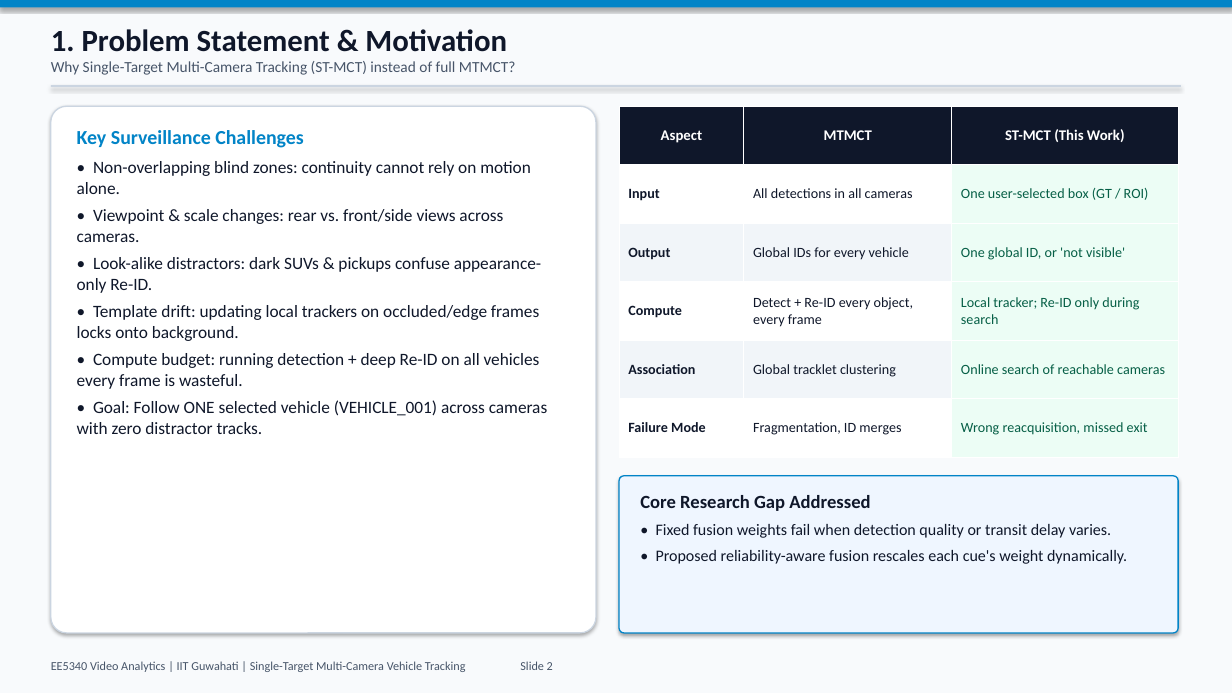
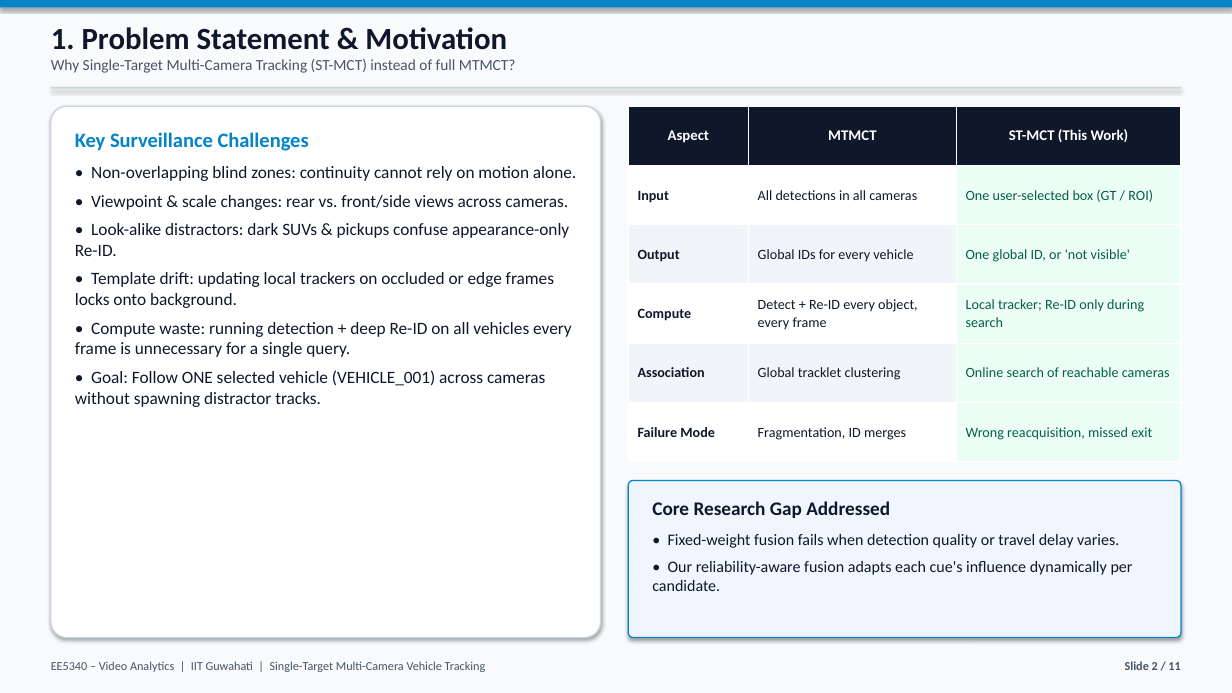
Before and after one commit to msujit908/cityflow-single-target-tracking, a slide deck: slide 2 of outputs/reports/STMCT_Presentation.pptx. Drawn at 1232x693 pixels with LibreOffice and Linux fonts; fonts in the diff are those of the drawing. Boxes give left, top, right and bottom in pixels: in the first picture for what was removed or moved away, otherwise in the second. Text is boxed around its words. In the diff, an @@ line names an element or a change of style, - is before the commit and + after.

Commit message:
Simplify PPTX slides (remove dense equations) and refine layout alignment

```diff
--- a/outputs/reports/STMCT_Presentation.pptx
+++ b/outputs/reports/STMCT_Presentation.pptx
@@ rounded rectangle: place and size @@
-rounded rectangle at [51, 106, 596, 633]
+rounded rectangle at [51, 106, 601, 638]
@@ table: place and size @@
-table at [619, 106, 1178, 457]
+table at [628, 106, 1181, 462]
@@ text at [75, 132, 576, 256]: size 15.5 to 16 pt in "Key Surveillance Challenges"; more space between paragraphs @@
@@ text at [75, 272, 572, 407]: text changed @@
-• Template drift: updating local trackers on occluded/edge frames locks onto background.
-• Compute budget: running detection + deep Re-ID on all vehicles every frame is wasteful.
-• Goal: Follow ONE selected vehicle (VEHICLE_001) across cameras with zero distractor tracks.
+• Template drift: updating local trackers on occluded or edge frames locks onto background.
+• Compute waste: running detection + deep Re-ID on all vehicles every frame is unnecessary for a single query.
+• Goal: Follow ONE selected vehicle (VEHICLE_001) across cameras without spawning distractor tracks.
@@ rounded rectangle: place and size @@
-rounded rectangle at [619, 476, 1178, 633]
+rounded rectangle at [628, 481, 1181, 638]
@@ text "Core Research Gap Addressed": place and size @@
-text "Core Research Gap Addressed" at [640, 495, 1127, 564]
+text "Core Research Gap Addressed" at [652, 501, 1133, 591]
@@ text at [652, 501, 890, 518]: size 14.5 to 15 pt in "Core Research Gap Addressed"; more space between paragraphs @@
@@ text at [652, 534, 1133, 591]: text changed @@
-• Fixed fusion weights fail when detection quality or transit delay varies.
-• Proposed reliability-aware fusion rescales each cue's weight dynamically.
+• Fixed-weight fusion fails when detection quality or travel delay varies.
+• Our reliability-aware fusion adapts each cue's influence dynamically per candidate.
@@ text at [51, 661, 486, 672]: text changed @@
-EE5340 Video Analytics | IIT Guwahati | Single-Target Multi-Camera Vehicle Tracking Slide 2
+EE5340 – Video Analytics | IIT Guwahati | Single-Target Multi-Camera Vehicle Tracking
@@ text added at [1125, 661, 1180, 670], 9.5 pt, text #475569, bold @@
+Slide 2 / 11
```
Also in this commit, not shown: 10 other slides changed, 1 other file.
